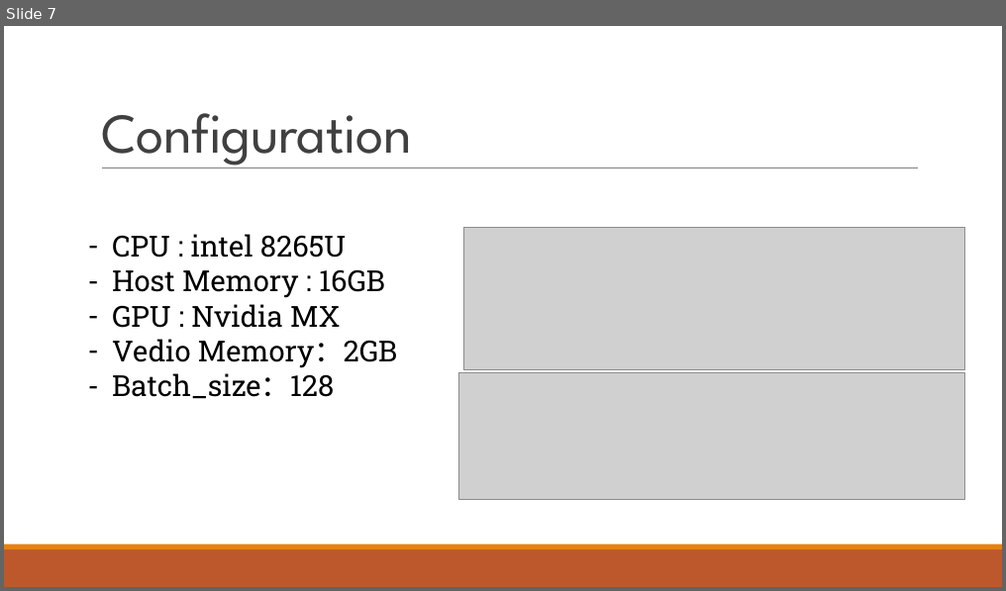
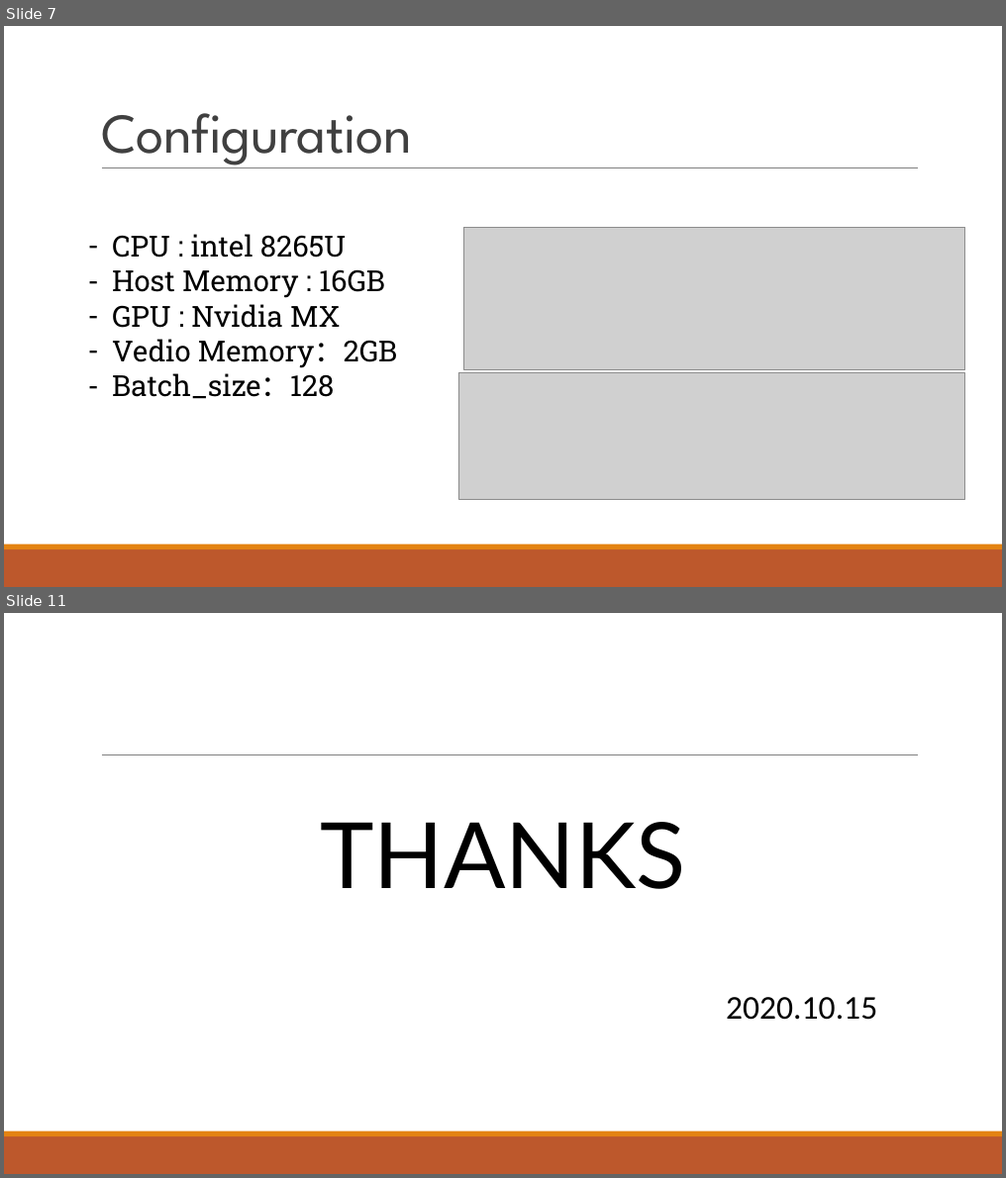
Before and after one commit to Holmze/MachineLearning-FZU, a slide deck: Mid-Proj/10.15-MidProject.pptx. Shown one above the other, each under a label of ours: slide 7 before the commit, slides 7 and 11 after it; the slides between them are not shown. The pictures are 1006x591 and 1006x1178 pixels, drawn with LibreOffice and Linux fonts; fonts in the diff are those of the drawing; grey boxes stand for pictures. Boxes give left, top, right and bottom in pixels: in the first picture for what was removed or moved away, otherwise in the second. Text is boxed around its words. In the diff, an @@ line names an element or a change of style, - is before the commit and + after.

```diff
--- a/Mid-Proj/10.15-MidProject.pptx
+++ b/Mid-Proj/10.15-MidProject.pptx
@@ slide 11 added at bbox=[4, 613, 1002, 1174], background #FFFFFF; not listed: 3 template elements that a slide beside it also shows @@
@@ text added at bbox=[320, 822, 685, 889], 88 pt, text #000000 @@
+THANKS
@@ text added at bbox=[726, 997, 877, 1020], 32 pt, text #000000 @@
+2020.10.15
```
Also in this commit, not shown: 3 other slides added.
